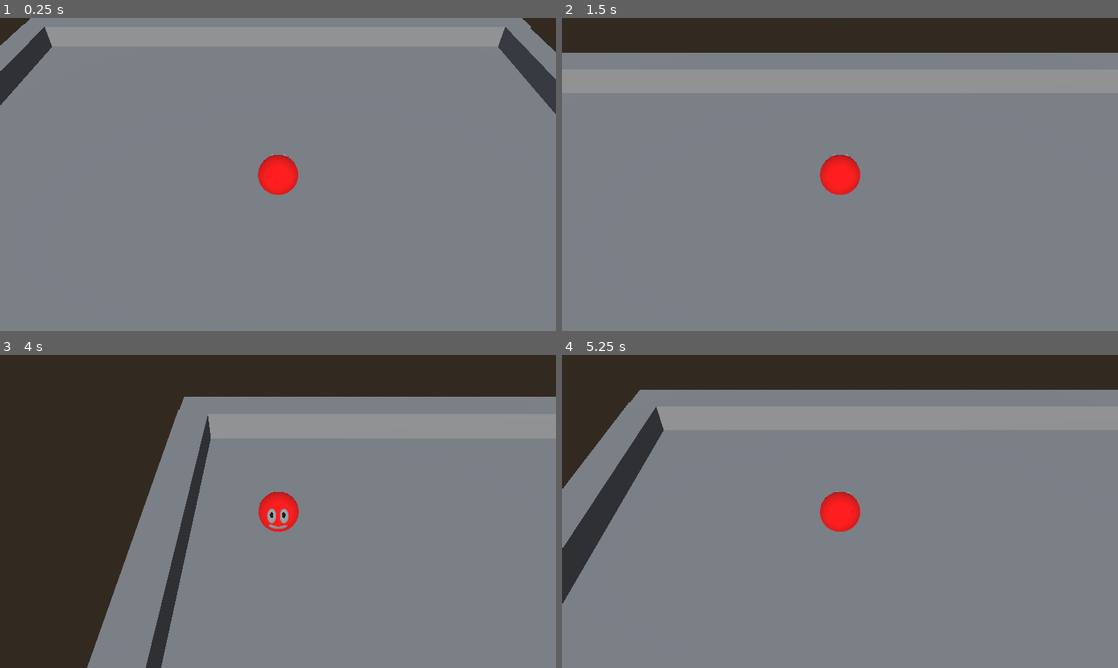
Above: before the commit, frames 1-4 (two rows, left to right).
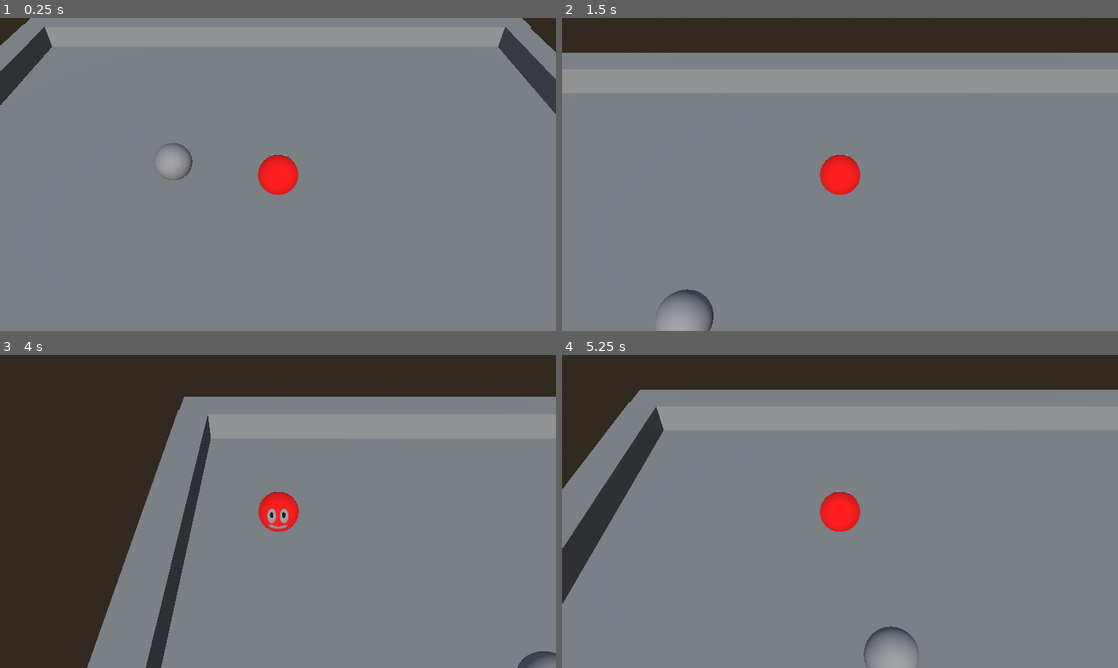
Above: after the commit, the same moments.

Repository: melonboyo/entomo
Game: Godot game, scene res://Scenes/CharacterTesting.tscn
The game is run twice, just before and just after one commit, with the same random seed, the same clock (stepped at 60 frames per second) and the same inputs.
Inputs:
- Up to frame 1 (0.25 s): no input
- Up to frame 2 (1.5 s): hold W (move_forward) from 0.53 s (still down); tap E (interact) at 0.6 s; tap Space (move_jump) at 0.77 s; tap Q (special_ability) at 1.35 s
- Up to frame 3 (4 s): tap Space (move_jump) at 1.52, 3.02, 3.77 s; release W (move_forward) at 2.03 s; hold A (move_left) 2.03-3.53 s; tap E (interact) at 2.1, 3.6 s; tap Q (special_ability) at 2.85 s; hold S (move_backward) from 3.53 s (still down)
- Up to frame 4 (5.25 s): release S (move_backward) at 4.28 s; hold D (move_right) 4.28-5.03 s; tap Q (special_ability) at 4.35 s; tap Space (move_jump) at 4.52 s; hold W (move_forward) from 5.03 s (still down); tap E (interact) at 5.1 s

The runs differ from the first frame. In frame 1, 0.3% of the frame differs, in the area x 28-35%, y 40-52%; in frame 2, 0.5%, in the area x 17-28%, y 86-100%; in frame 3, 0.2%; in frame 4, 0.5%.

Commit message:
Change the scripts extending the generic controller to use super()

Diff:
--- /dev/null
+++ b/Characters/Beetle/Beetle.gd
@@ -0,0 +1,6 @@
+extends GenericCharacterController
+
+
+func _physics_process(delta: float) -> void:
+	# Call handleMove of the genric controller
+	super(delta)
--- a/Characters/Beetle/Beetle.tscn
+++ b/Characters/Beetle/Beetle.tscn
@@ -1,10 +1,17 @@
-[gd_scene load_steps=3 format=3 uid="uid://ceq3k2pduj7cb"]
+[gd_scene load_steps=5 format=3 uid="uid://ceq3k2pduj7cb"]
 
 [ext_resource type="PackedScene" uid="uid://baiok6rvrnsqh" path="res://Characters/Generic/GenericCharacter.tscn" id="1_yggj8"]
+[ext_resource type="Script" path="res://Characters/Beetle/Beetle.gd" id="2_6n07y"]
 
 [sub_resource type="BoxShape3D" id="BoxShape3D_f48u6"]
 
+[sub_resource type="SphereMesh" id="SphereMesh_pxlda"]
+
 [node name="Beetle" instance=ExtResource("1_yggj8")]
+script = ExtResource("2_6n07y")
 
 [node name="CollisionShape3D" parent="." index="0"]
 shape = SubResource("BoxShape3D_f48u6")
+
+[node name="MeshInstance3D" type="MeshInstance3D" parent="." index="1"]
+mesh = SubResource("SphereMesh_pxlda")
--- a/Characters/Generic/GenericCharacter.tscn
+++ b/Characters/Generic/GenericCharacter.tscn
@@ -1,5 +1,8 @@
-[gd_scene format=3 uid="uid://baiok6rvrnsqh"]
+[gd_scene load_steps=2 format=3 uid="uid://baiok6rvrnsqh"]
+
+[ext_resource type="Script" path="res://Characters/Generic/GenericCharacterController.gd" id="1_cd5ot"]
 
 [node name="GenericCharacter" type="CharacterBody3D"]
+script = ExtResource("1_cd5ot")
 
 [node name="CollisionShape3D" type="CollisionShape3D" parent="."]
--- a/Characters/Parasite/ParasiteController.gd
+++ b/Characters/Parasite/ParasiteController.gd
@@ -8,16 +8,10 @@
 
 # Overrides the handleMove method of GenericCharacterController
 func handleMove(input_dir: Vector2, camera_basis: Basis, delta: float) -> void:
-	# Get the input direction and handle the movement/deceleration.
-	# As good practice, you should replace UI actions with custom gameplay actions.
+	# Call handleMove of the genric controller with super()
+	super(input_dir, camera_basis, delta)
+
+	# Do movement specific to the parasite
 	var direction := (camera_basis * Vector3(input_dir.x, 0, input_dir.y)).normalized()
-
-	if direction:
-		velocity.x = direction.x * SPEED
-		velocity.z = direction.z * SPEED
-	else:
-		velocity.x = move_toward(velocity.x, 0, SPEED)
-		velocity.z = move_toward(velocity.z, 0, SPEED)
-
 	if(input_dir != Vector2.ZERO):
 		rotation.y = lerp_angle(rotation.y, atan2(-direction.x, -direction.z), delta * 10)
--- a/Scenes/CharacterTesting.tscn
+++ b/Scenes/CharacterTesting.tscn
@@ -1,8 +1,9 @@
-[gd_scene load_steps=9 format=3 uid="uid://dyudv4itc62ua"]
+[gd_scene load_steps=10 format=3 uid="uid://dyudv4itc62ua"]
 
 [ext_resource type="Script" path="res://GameController/Camera.gd" id="1_gdsmn"]
 [ext_resource type="PackedScene" uid="uid://cxrj60oxxptdh" path="res://Characters/Parasite/Parasite.tscn" id="1_htcmh"]
 [ext_resource type="PackedScene" uid="uid://dclrt7yy6gtq6" path="res://GameStateManager/GameStateManager.tscn" id="2_lrlr4"]
+[ext_resource type="PackedScene" uid="uid://ceq3k2pduj7cb" path="res://Characters/Beetle/Beetle.tscn" id="4_4n16y"]
 
 [sub_resource type="BoxShape3D" id="BoxShape3D_2cuf7"]
 
@@ -25,6 +26,9 @@
 
 [node name="Parasite" parent="." instance=ExtResource("1_htcmh")]
 transform = Transform3D(1, 0, 0, 0, 1, 0, 0, 0, 1, 0.0768722, 1.8717, 1.8559)
+
+[node name="Beetle" parent="." instance=ExtResource("4_4n16y")]
+transform = Transform3D(1, 0, 0, 0, 1, 0, 0, 0, 1, -2.74594, 1.5727, 0.996261)
 
 [node name="DirectionalLight3D" type="DirectionalLight3D" parent="."]
 transform = Transform3D(1, 0, 0, 0, 0.840368, 0.542016, 0, -0.542016, 0.840368, -0.00180054, 10.4981, 31.7402)
